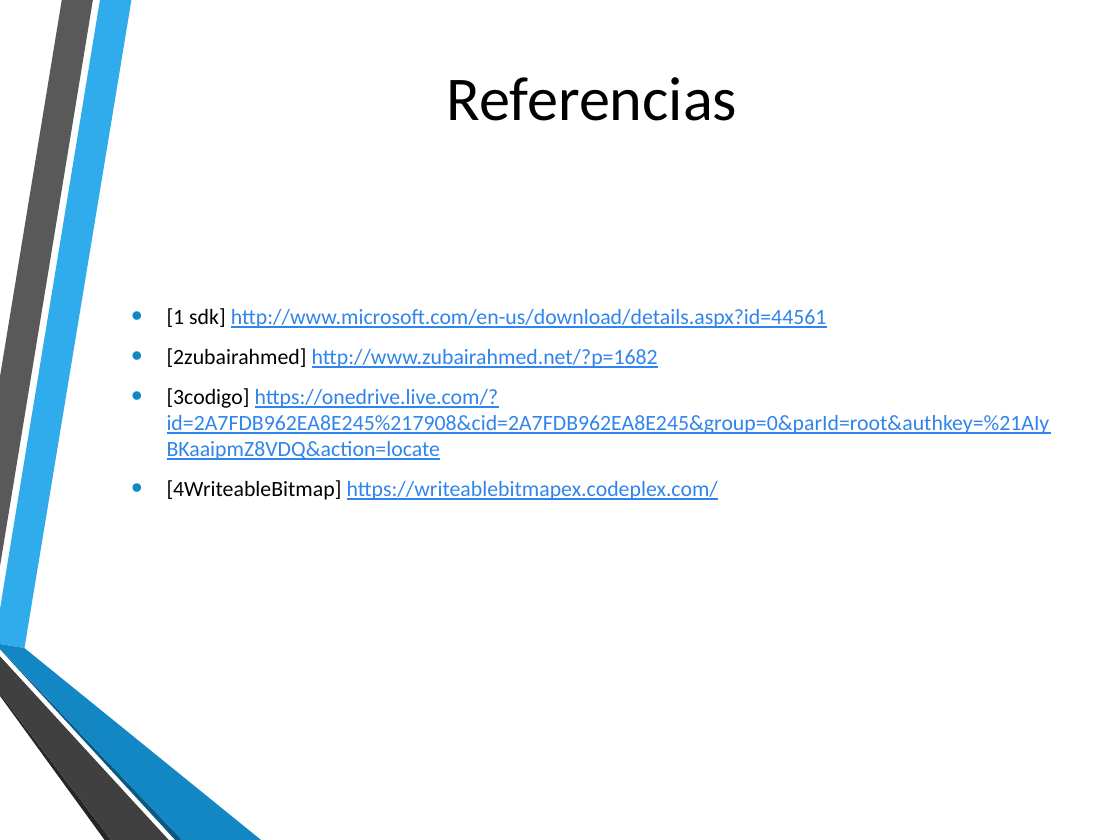
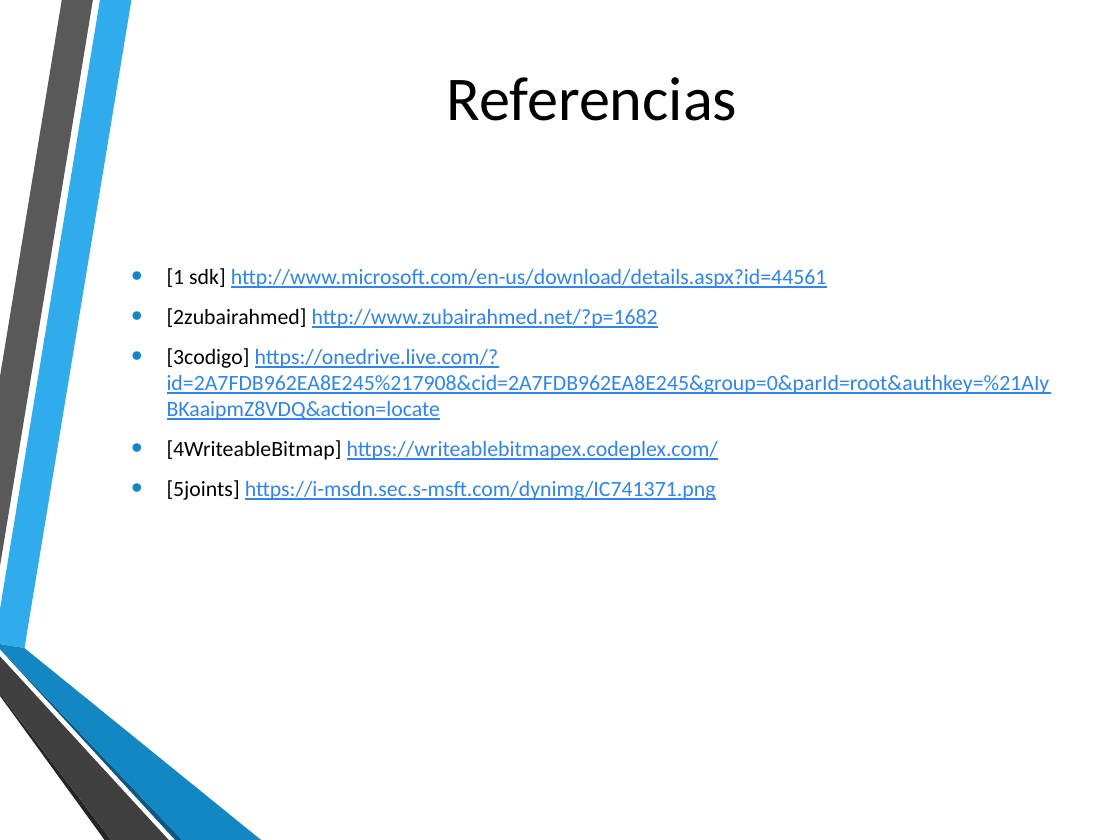
Before and after one commit to FPerezHernandez92/NPI-Kinect-v2, a slide deck: slide 12 of Presentación Práctica 1.pptx. Drawn at 1120x840 pixels with LibreOffice and Linux fonts; fonts in the diff are those of the drawing; background and template pictures are left out. Boxes give left, top, right and bottom in pixels: in the first picture for what was removed or moved away, otherwise in the second. Text is boxed around its words. In the diff, an @@ line names an element or a change of style, - is before the commit and + after.

```diff
--- a/Presentación Práctica 1.pptx
+++ b/Presentación Práctica 1.pptx
@@ text at [167,480,716,500]: paragraph added @@
+• [5joints] https://i-msdn.sec.s-msft.com/dynimg/IC741371.png
```
Also in this commit, not shown: 1 other slide changed, 1 slide added, 1 slide removed, 13 other files.
